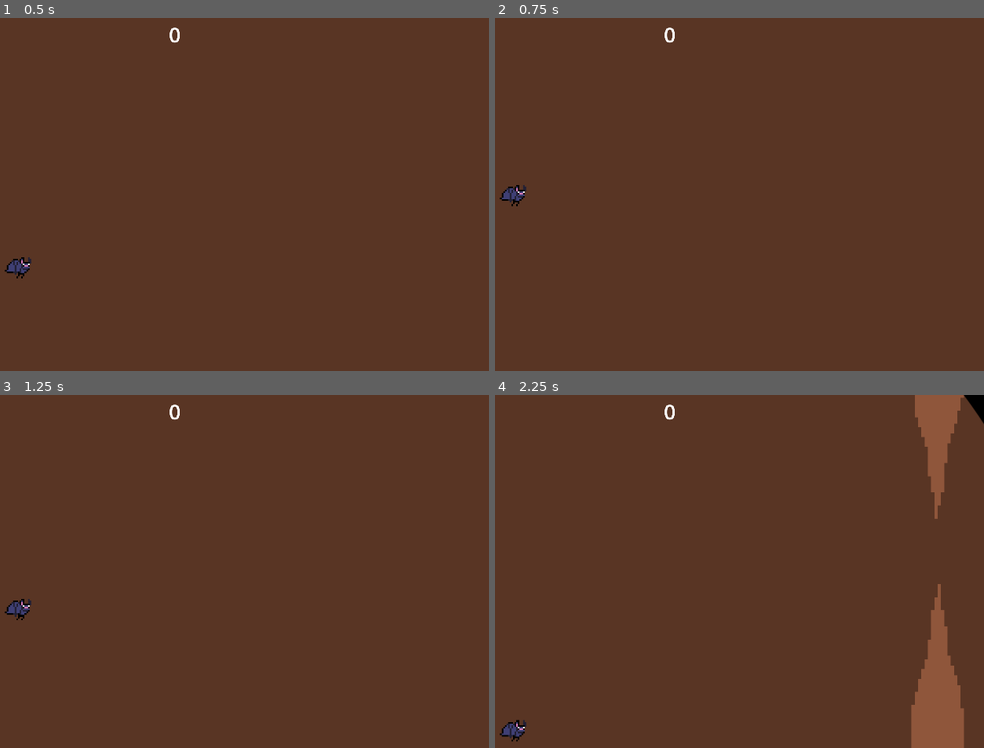
Above: before the commit, frames 1-4 (two rows, left to right).
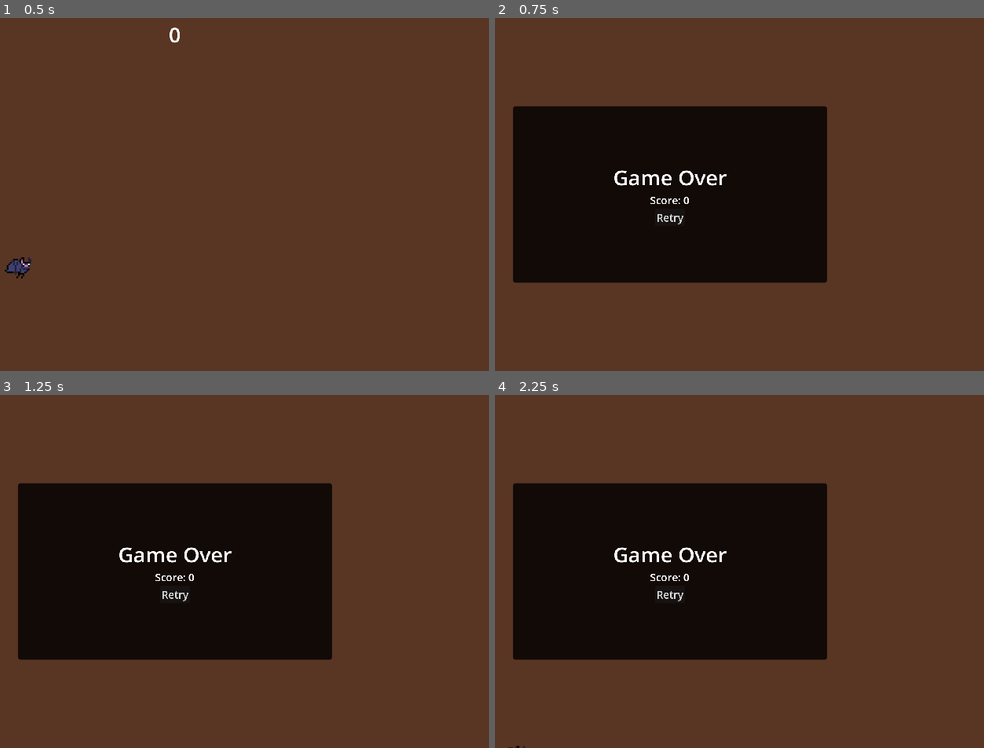
Above: after the commit, the same moments.

Repository: kirjahri/flappy-bat
Game: Godot game, scene res://scenes/main.tscn
The game is run twice, just before and just after one commit, with the same random seed, the same clock (stepped at 60 frames per second) and the same inputs.
Inputs (mouse positions are in pixels of both pictures, inside the frame that each line leads up to):
- Up to frame 1 (0.5 s): no input
- Up to frame 2 (0.75 s): move the mouse to (807, 176) at 0.52 s; hold Right mouse button (dive) from 0.53 s (still down)
- Up to frame 3 (1.25 s): keep holding Right mouse button (dive); click (312, 553) at 0.77 s
- Up to frame 4 (2.25 s): release Right mouse button (dive) at 1.25 s; click (671, 596) at 1.25 s, where only the run after the commit has a clickable "Retry"; move the mouse to (543, 589) at 2.02 s; right-click (543, 589) at 2.1 s

Frame 1 is identical in both runs. In frame 2, 32% of the frame differs, in the area x 0-68%, y 2-76%; in frame 3, 32%; in frame 4, 37%, in the area x 0-100%, y 0-100%.

Commit message:
feat: add a game over screen + organize main script

Diff:
--- a/project.godot
+++ b/project.godot
@@ -26,6 +26,13 @@
 window/size/viewport_height=1080
 window/size/mode=4
 window/stretch/mode="viewport"
+
+[global_group]
+
+kill_zone=""
+player=""
+dripstones=""
+orb=""
 
 [input]
 
--- /dev/null
+++ b/scenes/game_over.tscn
@@ -0,0 +1,61 @@
+[gd_scene load_steps=2 format=3 uid="uid://dwo685swb2ii7"]
+
+[sub_resource type="StyleBoxFlat" id="StyleBoxFlat_0nqlu"]
+bg_color = Color(0, 0, 0, 0.8)
+corner_radius_top_left = 8
+corner_radius_top_right = 8
+corner_radius_bottom_right = 8
+corner_radius_bottom_left = 8
+
+[node name="GameOver" type="Control"]
+layout_mode = 3
+anchors_preset = 15
+anchor_right = 1.0
+anchor_bottom = 1.0
+grow_horizontal = 2
+grow_vertical = 2
+
+[node name="Panel" type="Panel" parent="."]
+layout_mode = 1
+anchors_preset = 8
+anchor_left = 0.5
+anchor_top = 0.5
+anchor_right = 0.5
+anchor_bottom = 0.5
+offset_left = -480.0
+offset_top = -270.0
+offset_right = 480.0
+offset_bottom = 270.0
+grow_horizontal = 2
+grow_vertical = 2
+theme_override_styles/panel = SubResource("StyleBoxFlat_0nqlu")
+
+[node name="VBoxContainer" type="VBoxContainer" parent="Panel"]
+layout_mode = 2
+offset_right = 960.0
+offset_bottom = 540.0
+alignment = 1
+
+[node name="Label" type="Label" parent="Panel/VBoxContainer"]
+layout_mode = 2
+theme_override_font_sizes/font_size = 64
+text = "Game Over"
+horizontal_alignment = 1
+vertical_alignment = 1
+
+[node name="ScoreLabel" type="Label" parent="Panel/VBoxContainer"]
+unique_name_in_owner = true
+layout_mode = 2
+theme_override_font_sizes/font_size = 32
+text = "Score: 0"
+horizontal_alignment = 1
+vertical_alignment = 1
+
+[node name="RetryButton" type="Button" parent="Panel/VBoxContainer"]
+unique_name_in_owner = true
+process_mode = 3
+layout_mode = 2
+size_flags_horizontal = 4
+size_flags_vertical = 4
+theme_override_font_sizes/font_size = 32
+text = "Retry"
--- a/scenes/kill_zone.tscn
+++ b/scenes/kill_zone.tscn
@@ -1,10 +1,3 @@
-[gd_scene load_steps=2 format=3 uid="uid://cl1l5qxj85lyg"]
+[gd_scene format=3 uid="uid://cl1l5qxj85lyg"]
 
-[ext_resource type="Script" uid="uid://ol1hkov80t4p" path="res://scripts/kill_zone.gd" id="1_kebdr"]
-
-[node name="KillZone" type="Area2D" node_paths=PackedStringArray("timer")]
-script = ExtResource("1_kebdr")
-timer = NodePath("Timer")
-
-[node name="Timer" type="Timer" parent="."]
-wait_time = 0.001
+[node name="KillZone" type="Area2D" groups=["kill_zone"]]
--- a/scenes/main.tscn
+++ b/scenes/main.tscn
@@ -6,6 +6,7 @@
 [ext_resource type="PackedScene" uid="uid://by0077tgv1o31" path="res://scenes/orb.tscn" id="3_tefeu"]
 [ext_resource type="PackedScene" uid="uid://cl1l5qxj85lyg" path="res://scenes/kill_zone.tscn" id="4_jyhfs"]
 [ext_resource type="PackedScene" uid="uid://colf2nk0hqfsq" path="res://scenes/hud.tscn" id="5_tbgi4"]
+[ext_resource type="PackedScene" uid="uid://dwo685swb2ii7" path="res://scenes/game_over.tscn" id="7_o6xl0"]
 
 [sub_resource type="WorldBoundaryShape2D" id="WorldBoundaryShape2D_tbgi4"]
 
@@ -15,9 +16,10 @@
 [sub_resource type="WorldBoundaryShape2D" id="WorldBoundaryShape2D_sugp2"]
 normal = Vector2(1, 0)
 
-[node name="Main" type="Node" node_paths=PackedStringArray("spawn_timer", "destroy_area", "player", "gui")]
+[node name="Main" type="Node" node_paths=PackedStringArray("spawn_timer", "canvas_modulate", "destroy_area", "player", "hud", "hud_layer", "death_timer", "game_over", "game_over_layer")]
 script = ExtResource("1_0wfyh")
 spawn_timer = NodePath("DripstonesTimer")
+canvas_modulate = NodePath("CanvasModulate")
 dripstones_scene = ExtResource("2_sugp2")
 destroy_area = NodePath("DripstonesDestroyArea")
 x = 2120.0
@@ -29,10 +31,18 @@
 seconds_restored = 5.0
 added_x_range_max = 300.0
 player = NodePath("Player")
-gui = NodePath("HUDLayer/HUD")
+hud = NodePath("HUDLayer/HUD")
+hud_layer = NodePath("HUDLayer")
+death_timer = NodePath("DeathTimer")
+game_over = NodePath("GameOverLayer/GameOver")
+game_over_layer = NodePath("GameOverLayer")
 
 [node name="DripstonesTimer" type="Timer" parent="."]
 wait_time = 0.8
+
+[node name="DeathTimer" type="Timer" parent="."]
+wait_time = 0.001
+one_shot = true
 
 [node name="KillZone" parent="." instance=ExtResource("4_jyhfs")]
 
@@ -65,11 +75,17 @@
 position = Vector2(480, 540)
 jump_velocity = -600.0
 
+[node name="CanvasModulate" type="CanvasModulate" parent="."]
+light_mask = 3
+color = Color(0, 0, 0, 1)
+
 [node name="HUDLayer" type="CanvasLayer" parent="."]
 
 [node name="HUD" parent="HUDLayer" instance=ExtResource("5_tbgi4")]
 unique_name_in_owner = true
 
-[node name="CanvasModulate" type="CanvasModulate" parent="."]
-light_mask = 3
-color = Color(0, 0, 0, 1)
+[node name="GameOverLayer" type="CanvasLayer" parent="."]
+layer = 2
+visible = false
+
+[node name="GameOver" parent="GameOverLayer" instance=ExtResource("7_o6xl0")]
--- a/scenes/player.tscn
+++ b/scenes/player.tscn
@@ -41,7 +41,7 @@
 &"lose_vision": SubResource("Animation_dqkch")
 }
 
-[node name="Player" type="CharacterBody2D" node_paths=PackedStringArray("animation_player")]
+[node name="Player" type="CharacterBody2D" node_paths=PackedStringArray("animation_player") groups=["player"]]
 scale = Vector2(5, 5)
 script = ExtResource("1_g2els")
 animation_player = NodePath("AnimationPlayer")
--- a/scripts/kill_zone.gd
+++ /dev/null
@@ -1,17 +0,0 @@
-extends Area2D
-
-@export var timer: Timer
-
-
-func _ready() -> void:
-	self.body_entered.connect(_on_body_entered)
-	timer.timeout.connect(_on_timer_timeout)
-
-
-func _on_body_entered(body: Node2D) -> void:
-	if body.name == "Player":
-		timer.start()
-
-
-func _on_timer_timeout() -> void:
-	get_tree().reload_current_scene()
--- a/scripts/main.gd
+++ b/scripts/main.gd
@@ -1,6 +1,7 @@
 extends Node
 
 @export var spawn_timer: Timer
+@export var canvas_modulate: CanvasModulate
 
 @export_group("Dripstones")
 
@@ -24,7 +25,7 @@
 @export var spawn_rate: float = 1.0 / 3.0
 
 # Defines how many seconds the animation that limits the player's vision is set back by orbs (0.0 restores nothing, 20.0 restores it all).
-@export_range(0, 20, 0.2) var seconds_restored: float = 2.0
+@export_range(0, 30, 0.2) var seconds_restored: float = 2.0
 
 @export_subgroup("Spawn Position")
 @export var added_x_range_min: float = 100.0
@@ -33,51 +34,45 @@
 @export_group("Player")
 @export var player: CharacterBody2D
 
-@export_group("GUI")
-@export var gui: Control
+@export_group("HUD")
+@export var hud: Control
+@export var hud_layer: CanvasLayer
+
+@export_group("Game Over")
+@export var death_timer: Timer
+
+@export_subgroup("UI")
+@export var game_over: Control
+@export var game_over_layer: CanvasLayer
 
 var score: int = 0
 var dripstones_speed: float
+
+@onready var retry_button: Button = game_over.get_node("%RetryButton")
 
 
 func _ready() -> void:
 	dripstones_speed = dripstones_scene.instantiate().speed
 
 	destroy_area.area_entered.connect(_on_area_entered)
-	spawn_timer.timeout.connect(_on_timer_timeout)
+	spawn_timer.timeout.connect(_on_spawn_timer_timeout)
+	death_timer.timeout.connect(_on_death_timer_timeout)
 
 	spawn_timer.start()
+
+
+func _process(_delta: float) -> void:
+	for kill_zone: Area2D in get_tree().get_nodes_in_group("kill_zone"):
+		if not kill_zone.is_connected("body_entered", _on_body_entered):
+			kill_zone.body_entered.connect(_on_body_entered)
 
 
 func _on_area_entered(area: Area2D) -> void:
 	area.queue_free()
 
 
-func _on_timer_timeout() -> void:
-	var dripstones: Node2D = dripstones_scene.instantiate()
-
-	dripstones.scale = dripstones_scale
-	dripstones.position = Vector2(x, randf_range(y_min, y_max))
-	dripstones.speed = dripstones_speed
-	dripstones.point_scored.connect(_on_point_scored)
-
-	if randf() < spawn_rate:
-		var orb: Area2D = orb_scene.instantiate()
-
-		orb.scale = orb_scale
-		orb.position = Vector2(
-			x + randf_range(added_x_range_min, added_x_range_max), randf_range(y_min, y_max)
-		)
-		orb.speed = dripstones_speed
-		orb.orb_collected.connect(_on_orb_collected)
-
-		self.add_child(orb)
-
-	self.add_child(dripstones)
-
-
 func increment_score(amount: int) -> void:
-	var score_label: Label = gui.get_node("%ScoreLabel")
+	var score_label: Label = hud.get_node("%ScoreLabel")
 	score += amount
 	score_label.text = str(score)
 
@@ -102,3 +97,59 @@
 	# Play the `"lose_vision"` animation starting from the previous current position minus `seconds_restored` until the end
 	animation_player.stop()
 	animation_player.play_section("lose_vision", current_position - seconds_restored, -1.0)
+
+
+func _on_spawn_timer_timeout() -> void:
+	var dripstones: Node2D = dripstones_scene.instantiate()
+
+	dripstones.scale = dripstones_scale
+	dripstones.position = Vector2(x, randf_range(y_min, y_max))
+	dripstones.speed = dripstones_speed
+	dripstones.point_scored.connect(_on_point_scored)
+
+	if randf() < spawn_rate:
+		var orb: Area2D = orb_scene.instantiate()
+
+		orb.scale = orb_scale
+		orb.position = Vector2(
+			x + randf_range(added_x_range_min, added_x_range_max), randf_range(y_min, y_max)
+		)
+		orb.speed = dripstones_speed
+		orb.orb_collected.connect(_on_orb_collected)
+
+		self.add_child(orb)
+
+	self.add_child(dripstones)
+
+
+func _button_pressed() -> void:
+	get_tree().paused = false
+	get_tree().reload_current_scene()
+
+
+func _on_death_timer_timeout() -> void:
+	get_tree().paused = true
+
+	hud_layer.visible = false
+
+	var score_label: Label = game_over.get_node("%ScoreLabel")
+	score_label.text = "Score: %d" % score
+
+	game_over_layer.visible = true
+
+	retry_button.pressed.connect(_button_pressed)
+
+
+func _on_body_entered(body: Node2D) -> void:
+	if body.is_in_group("player"):
+		canvas_modulate.visible = false
+
+		for orb: Node2D in get_tree().get_nodes_in_group("orb"):
+			var orb_light: PointLight2D = orb.get_node("PointLight2D")
+			orb_light.visible = false
+
+		var player_light: PointLight2D = body.get_node("PointLight2D")
+		player_light.visible = false
+
+		death_timer.start()
+		await death_timer.timeout
Not shown: 1 places in scenes/main.tscn that only renumber resources
Not shown, removed: scripts/kill_zone.gd.uid
